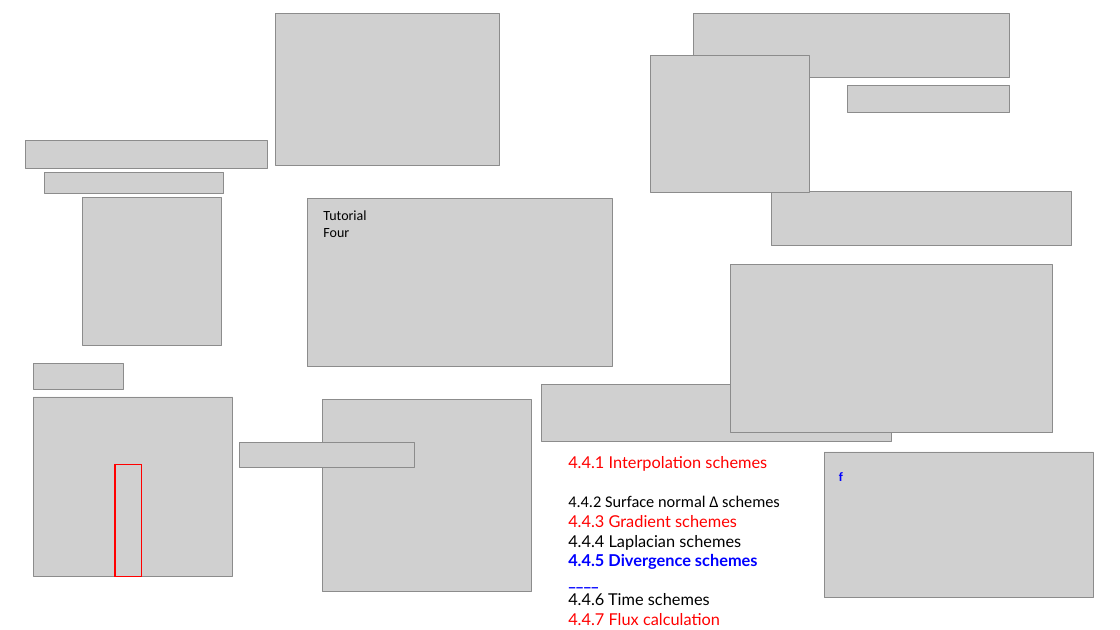
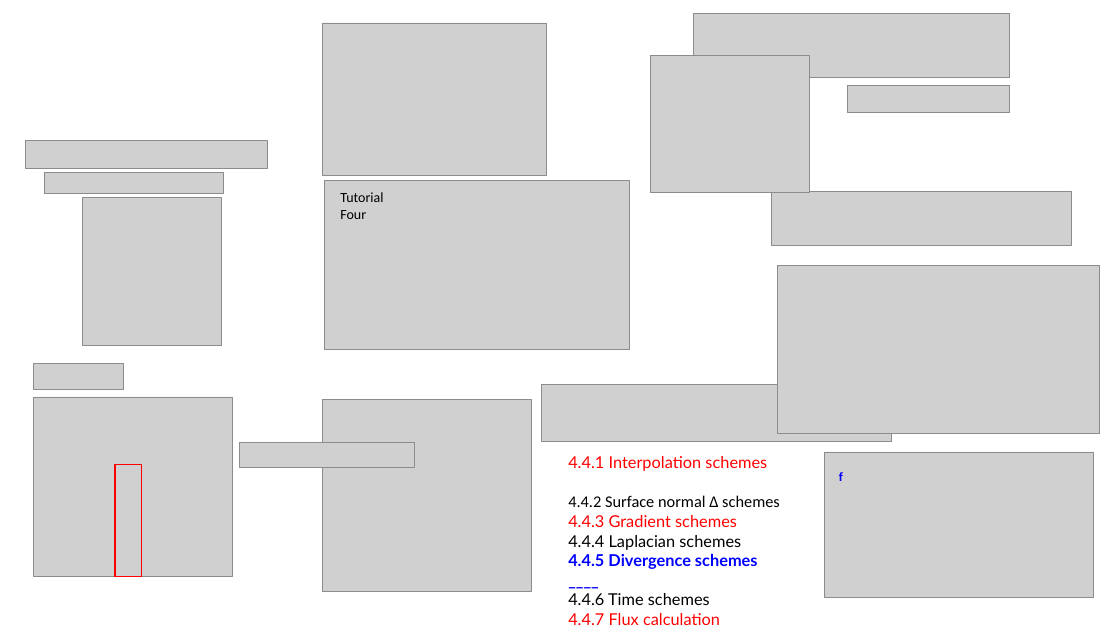
Before and after one commit to grossiRM/CFD_ON, a slide deck: slide 10 of 04_OpenFoam/openFoam_beta.pptx. Drawn at 1120x630 pixels with LibreOffice and Linux fonts; fonts in the diff are those of the drawing; grey boxes stand for pictures. Boxes give left, top, right and bottom in pixels: in the first picture for what was removed or moved away, otherwise in the second. Text is boxed around its words. In the diff, an @@ line names an element or a change of style, - is before the commit and + after.

```diff
--- a/04_OpenFoam/openFoam_beta.pptx
+++ b/04_OpenFoam/openFoam_beta.pptx
@@ picture: place and size @@
-picture at bbox=[276, 13, 500, 166]
+picture at bbox=[323, 23, 547, 175]
@@ picture: place and size @@
-picture at bbox=[308, 198, 613, 367]
+picture at bbox=[324, 181, 629, 350]
@@ text "Tutorial": place and size @@
-text "Tutorial" at bbox=[323, 210, 366, 237]
+text "Tutorial" at bbox=[340, 192, 383, 219]
@@ picture: place and size @@
-picture at bbox=[730, 265, 1053, 433]
+picture at bbox=[777, 266, 1100, 434]
```
Also in this commit, not shown: 3 other slides changed, 17 other files.
